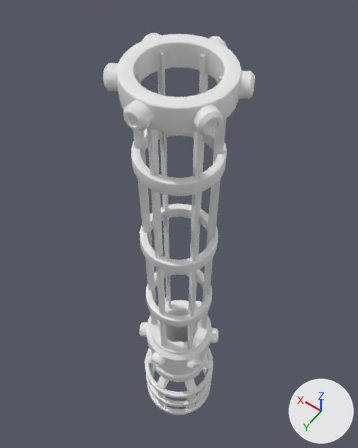
The Blender file Assets/OrbitalAccelerator.blend: old version first, new version second.
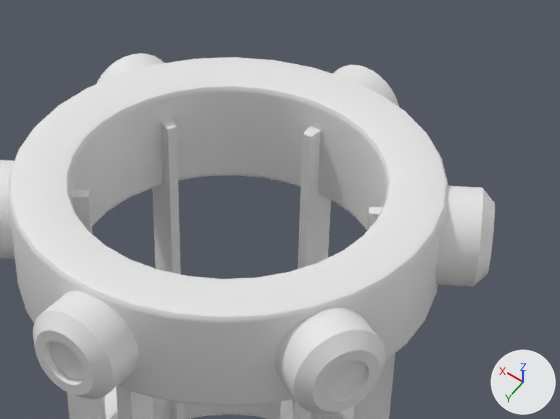
Each version appears first whole from a camera (50 mm lens) standing at (-45.1, 63.1, 159.9) and looking at (8.9, -12.5, 41.1), and next in a close-up on the part from 32% to 76% of the width and 4% to 31% of the height. Lighting does not change. The marker at lower right points along +X, +Y and +Z.

In view in the first close-up: 'Coil.forward', 'Coil.forward.001', 'ForwardRail', 'ForwardRail.002', 'ForwardRail.003', 'ForwardRail.004', 'ForwardRail.005', 'RW.006', 'RW.007', 'RW.008', 'RW.009', 'RW.011'.
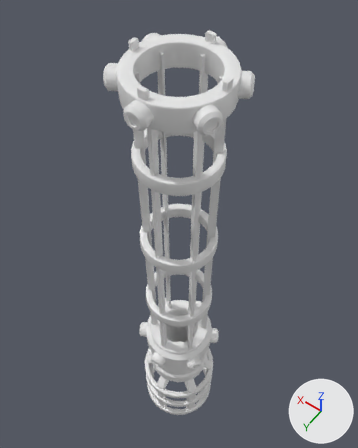
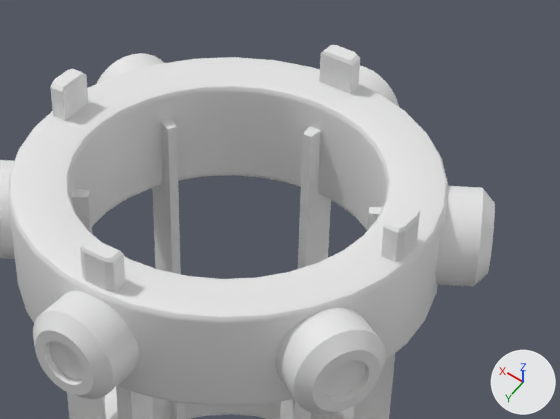
The change, as a diff of the scene's bpy script:
```diff
--- a/Assets/OrbitalAccelerator.blend.py
+++ b/Assets/OrbitalAccelerator.blend.py
@@ me_cube @@
+me_cube.from_pydata([(-1.0, -1.0, -1.0), (-1.0, 1.0, -1.0), (1.0, -0.63, -1.0), (0.63, -1.0, -1.0), (0.63, 1.0, -1.0), (1.0, 0.63, -1.0), (-0.84, -0.84, 1.0), (-1.0, -1.0, 0.84), (-0.84, 0.84, 1.0), (-1.0, 1.0, 0.84), (0.57, -0.84, 1.0), (0.63, -1.0, 0.84), (0.84, -0.57, 1.0), (1.0, -0.63, 0.84), (0.84, 0.57, 1.0), (1.0, 0.63, 0.84), (0.57, 0.84, 1.0), (0.63, 1.0, 0.84)], [], [(14, 16, 8, 6, 10, 12), (0, 7, 9, 1), (1, 9, 17, 4), (11, 3, 2, 13), (5, 15, 13, 2), (15, 5, 4, 17), (6, 8, 9, 7), (16, 14, 15, 17), (12, 10, 11, 13), (14, 12, 13, 15), (10, 6, 7, 11), (17, 9, 8, 16), (3, 11, 7, 0)])
@@ ob_rcsbody_003 @@
+ob_rcsbody_003 = bpy.data.objects.new('RCSBody.003', me_cube)
+ob_rcsbody_003.parent = ob_coil_forward
+ob_rcsbody_003.matrix_parent_inverse = Matrix(((1.0, 0.0, 0.0, 0.0), (0.0, 1.0, 0.0, 0.0), (0.0, 0.0, 1.0, -105.2), (0.0, 0.0, 0.0, 1.0)))
+ob_rcsbody_003.location = (0.0000114, -10.45, 107.4)
+ob_rcsbody_003.rotation_euler = (0.0, 0.0, 4.712)  # degrees (0, 0, 270)
+ob_rcsbody_003.scale = (0.505, 1.0, 1.0)
@@ ob_rcsbody_002 @@
+ob_rcsbody_002 = bpy.data.objects.new('RCSBody.002', me_cube)
+ob_rcsbody_002.parent = ob_coil_forward
+ob_rcsbody_002.matrix_parent_inverse = Matrix(((1.0, 0.0, 0.0, 0.0), (0.0, 1.0, 0.0, 0.0), (0.0, 0.0, 1.0, -105.2), (0.0, 0.0, 0.0, 1.0)))
+ob_rcsbody_002.location = (-10.45, -0.0000114, 107.4)
+ob_rcsbody_002.rotation_euler = (0.0, 0.0, 3.142)  # degrees (0, 0, 180)
+ob_rcsbody_002.scale = (0.505, 1.0, 1.0)
@@ ob_rcsbody_001 @@
+ob_rcsbody_001 = bpy.data.objects.new('RCSBody.001', me_cube)
+ob_rcsbody_001.parent = ob_coil_forward
+ob_rcsbody_001.matrix_parent_inverse = Matrix(((1.0, 0.0, 0.0, 0.0), (0.0, 1.0, 0.0, 0.0), (0.0, 0.0, 1.0, -105.2), (0.0, 0.0, 0.0, 1.0)))
+ob_rcsbody_001.location = (-0.0000114, 10.45, 107.4)
+ob_rcsbody_001.rotation_euler = (0.0, 0.0, 1.571)  # degrees (0, 0, 90)
+ob_rcsbody_001.scale = (0.505, 1.0, 1.0)
@@ ob_rcsbody @@
+ob_rcsbody = bpy.data.objects.new('RCSBody', me_cube)
+ob_rcsbody.parent = ob_coil_forward
+ob_rcsbody.matrix_parent_inverse = Matrix(((1.0, 0.0, 0.0, 0.0), (0.0, 1.0, 0.0, 0.0), (0.0, 0.0, 1.0, -105.2), (0.0, 0.0, 0.0, 1.0)))
+ob_rcsbody.location = (10.45, 0.0000109, 107.4)
+ob_rcsbody.scale = (0.505, 1.0, 1.0)
```

Changed parts and their boxes (x1, y1, x2, y2) in the close-ups (560 x 419 px):
'RCSBody.001', added
    after: (80, 238, 125, 292)
'RCSBody.003', added
    after: (319, 45, 360, 94)
'RCSBody.002', added
    after: (381, 206, 420, 262)
'RCSBody', added
    after: (51, 69, 88, 121)
